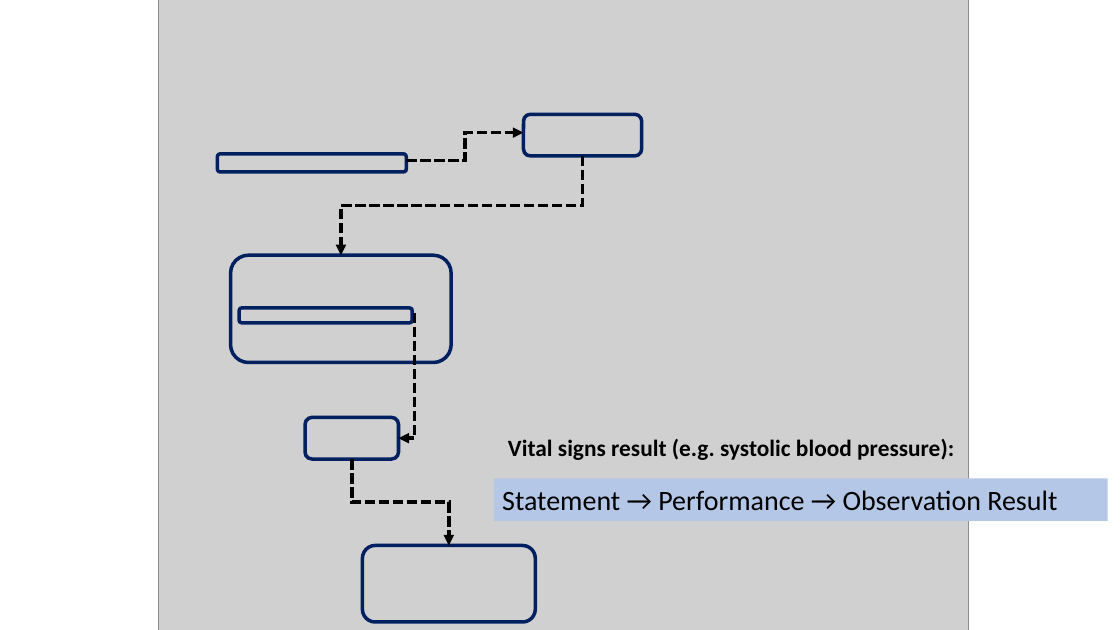
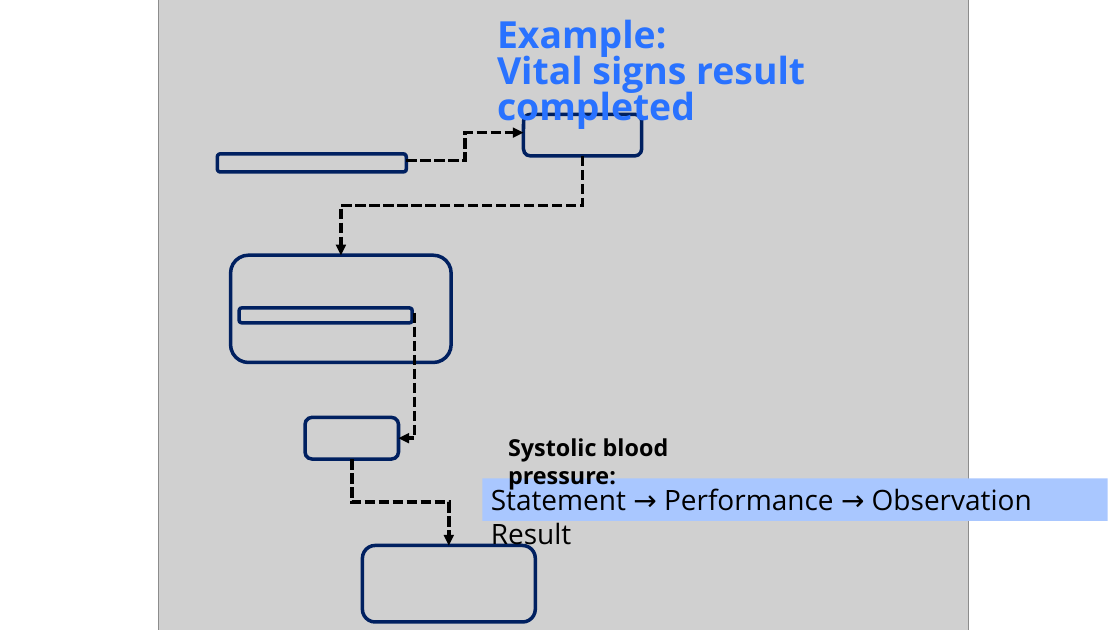
Before and after one commit to HL7/ANF, a slide deck: slide 10 of src/main/uml/doc/ANF Reference Model.pptx (slide 8 before the commit). Drawn at 1120x630 pixels with LibreOffice and Linux fonts; fonts in the diff are those of the drawing; grey boxes stand for pictures. Boxes give left, top, right and bottom in pixels: in the first picture for what was removed or moved away, otherwise in the second. Text is boxed around its words. In the diff, an @@ line names an element or a change of style, - is before the commit and + after.

Commit message:
Updated slide deck format ANF Reference Model.pptx Revised docbook header for introduction.xml and conclusion.xml Updated the audience for introduction.xml

```diff
--- a/src/main/uml/doc/ANF Reference Model.pptx
+++ b/src/main/uml/doc/ANF Reference Model.pptx
@@ text added at [497,19,805,131], 32 pt, text #2972FF, bold @@
+Example:
+Vital signs result completed
@@ text at [508,438,669,491]: text changed; font Calibri to Open Sans @@
-Vital signs result (e.g. systolic blood pressure):
+Systolic blood pressure:
@@ rectangle "Statement → Performance → Observation ...": place and size @@
-rectangle "Statement → Performance → Observation ..." at [494,479,1108,521]
+rectangle "Statement → Performance → Observation ..." at [482,479,1107,521]
@@ rectangle "Statement → Performance → Observation ..." at [482,479,1107,521]: font Calibri to Open Sans; fill #B4C7E7 to #A9C7FF @@
```
Also in this commit, not shown: 10 other slides changed, 2 slides added, 2 other files.
